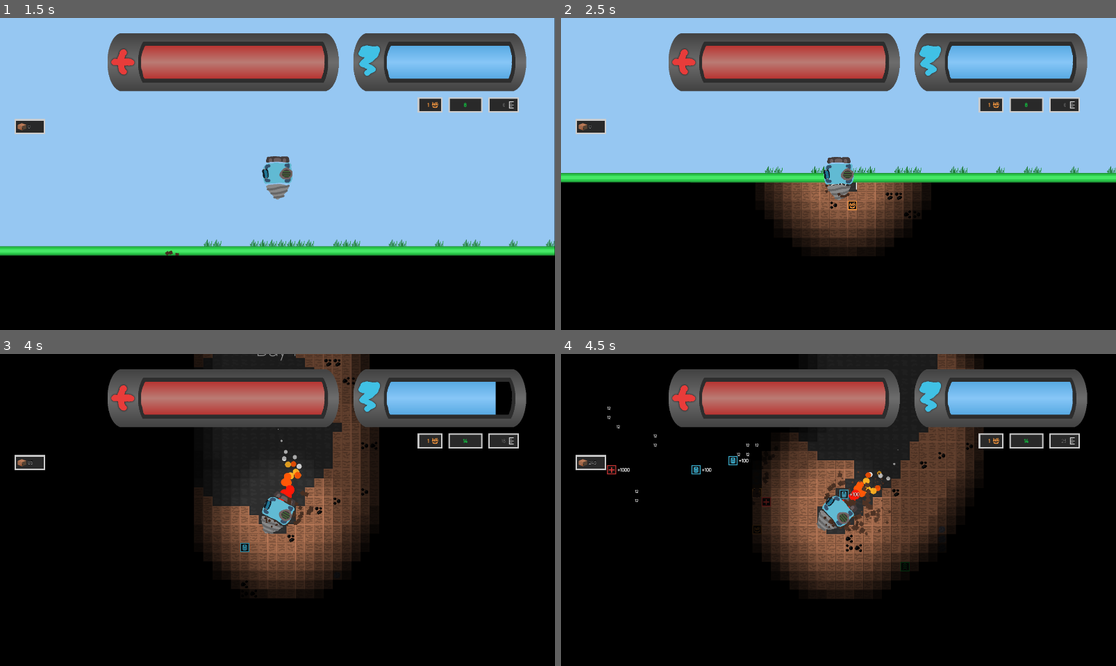
Above: before the commit, frames 1-4 (two rows, left to right).
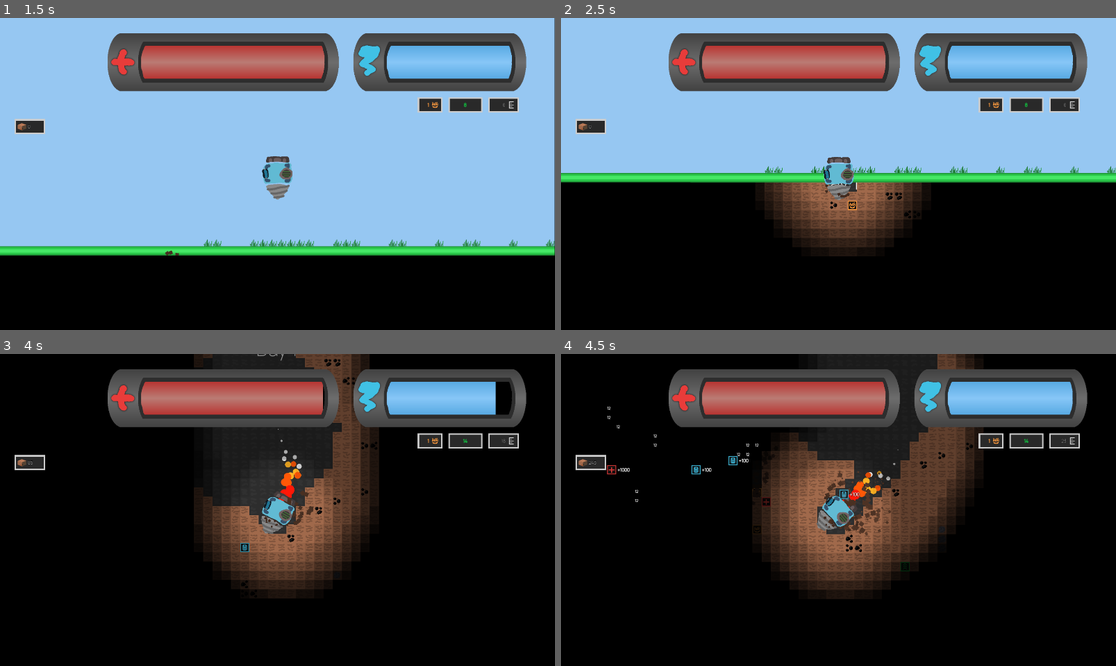
Above: after the commit, the same moments.

Repository: artmouse155/dig-game
Game: Godot game, scene res://Scenes/world.tscn
Same seed, same stepped clock (60 frames per second), same inputs: the game is played once before the commit and once after it. This scene is started directly instead of the project's main scene.
Inputs (mouse positions are in pixels of both pictures, inside the frame that each line leads up to):
- Up to frame 1 (1.5 s): tap Enter at 0.5 s; move the mouse to (399, 158) at 0.52 s; hold Right (player_turn_right) 0.53-1.25 s; tap Shift (boost) at 0.6 s; click (399, 158) at 0.67 s; tap P (shop) at 0.77 s; drag from (166, 189) to (249, 236) at 1.27 s
- Up to frame 2 (2.5 s): move the mouse to (894, 105) at 2.02 s; hold Right (player_turn_right) from 2.03 s (still down); hold Space (turbo) from 2.03 s (still down); tap Shift (boost) at 2.3 s
- Up to frame 3 (4 s): release Right (player_turn_right) at 2.75 s; release Space (turbo) at 2.75 s; drag from (249, 572) to (111, 463) at 2.77 s; move the mouse to (444, 556) at 3.52 s; hold Left (player_turn_left) from 3.53 s (still down); tap Z at 3.6 s; tap P (shop) at 3.77 s; tap Shift (boost) at 3.8 s
- Up to frame 4 (4.5 s): release Left (player_turn_left) at 4.25 s; drag from (672, 463) to (755, 432) at 4.27 s

Frame 1 is identical in both runs. In frame 2, 0.1% of the frame differs, in the area x 40-62%, y 52-68%; in frame 3, 0.2%; in frame 4, 0.4%, in the area x 39-70%, y 1-73%.
Error in both runs: Invalid access to property or key 'hull' on a base object of type 'Nil'. (res://Scripts/world_Player.gd:102)

Commit message:
finishing up some things
got rid of the grid looking thing in the tiles, changed the default component object

Diff:
--- a/Resources/Shop Data/all_miscs.tres
+++ b/Resources/Shop Data/all_miscs.tres
@@ -1,8 +1,9 @@
-[gd_resource type="Resource" script_class="DrillerComponentGroup" load_steps=6 format=3 uid="uid://b6id0t6t2uq66"]
+[gd_resource type="Resource" script_class="DrillerComponentGroup" load_steps=7 format=3 uid="uid://b6id0t6t2uq66"]
 
 [ext_resource type="Script" path="res://Resources/buff_item.gd" id="1_fpp55"]
 [ext_resource type="Script" path="res://Resources/driller_component_group.gd" id="1_nhm1w"]
 [ext_resource type="Script" path="res://Resources/driller_component_object.gd" id="2_icylg"]
+[ext_resource type="Texture2D" uid="uid://f8uf84um8jwr" path="res://Assets/Textures/UI/buy_tile_back.png" id="2_wrmhr"]
 
 [sub_resource type="Resource" id="Resource_0cin2"]
 script = ExtResource("1_fpp55")
@@ -13,6 +14,7 @@
 script = ExtResource("2_icylg")
 component_object_name = "The thang"
 parent_group_name = "misc"
+component_object_tile_image = ExtResource("2_wrmhr")
 offset = Vector2(0, 0)
 desc = "What does it do?"
 locked_desc = ""
--- a/Resources/driller_component_object.gd
+++ b/Resources/driller_component_object.gd
@@ -3,7 +3,7 @@
 
 @export var component_object_name : String
 @export var parent_group_name : String
-@export var component_object_tile_image : Texture2D
+@export var component_object_tile_image : Texture2D = preload("res://Assets/Textures/UI/buy_tile_back.png")
 @export var actual_texture : Texture2D
 @export var offset : Vector2
 @export var desc : String
--- a/Resources/player_data.gd
+++ b/Resources/player_data.gd
@@ -73,7 +73,7 @@
 	if component_save:
 		return component_save.unlocked
 	else:
-		print("ERROR: component \"" + obj.component_object_name + "\" not found!")
+		print("ERROR: component \"" + str(obj) + "\" not found!")
 		return null
 
 func unlock_component(obj : DrillerComponentObject, p_unlock : bool = true):
@@ -84,14 +84,15 @@
 		print("ERROR: component \"" + obj.component_object_name + "\" not found!")
 
 func find_component_object_save_data(obj : DrillerComponentObject, create_new_if_missing : bool = true):
-	for i in range(len(saved_component_data)):
-		if obj.component_object_name == saved_component_data[i].base_component.component_object_name:
-			return saved_component_data[i]
-	if create_new_if_missing:
-		var component_save = ComponentObjectSaveData.new(obj)
-		saved_component_data.append(component_save)
-		print("Created save data for \"" + obj.component_object_name + "\"")
-		return component_save
+	if obj:
+		for i in range(len(saved_component_data)):
+			if obj.component_object_name == saved_component_data[i].base_component.component_object_name:
+				return saved_component_data[i]
+		if create_new_if_missing:
+			var component_save = ComponentObjectSaveData.new(obj)
+			saved_component_data.append(component_save)
+			print("Created save data for \"" + obj.component_object_name + "\"")
+			return component_save
 	return null
 
 func get_buffs_list():
--- a/Scenes/upgradeShop.tscn
+++ b/Scenes/upgradeShop.tscn
@@ -6,13 +6,16 @@
 [ext_resource type="Resource" uid="uid://cfg30q0b26xgc" path="res://Resources/Shop Data/all_hulls.tres" id="3_5fovh"]
 [ext_resource type="PackedScene" uid="uid://dve3ug7r4vxj0" path="res://Scenes/tooltip.tscn" id="3_qsc1y"]
 [ext_resource type="Resource" uid="uid://dacu2ehjgdglb" path="res://Resources/Shop Data/all_batteries.tres" id="4_cqguf"]
+[ext_resource type="Resource" uid="uid://cynh4k6te4lun" path="res://Resources/Shop Data/all_engines.tres" id="5_2mshw"]
 [ext_resource type="Texture2D" uid="uid://c8u8cf4fl0v8e" path="res://Assets/Textures/Player/player.png" id="5_xesuv"]
+[ext_resource type="Resource" uid="uid://dd5p2bjojj2jq" path="res://Resources/Shop Data/all_boosts.tres" id="6_67jju"]
 [ext_resource type="PackedScene" uid="uid://b0bo4y5hiomht" path="res://Scenes/player.tscn" id="6_te06w"]
 [ext_resource type="Resource" uid="uid://dic2ov3rjcn0u" path="res://Resources/Player Data/sample_player_data.tres" id="7_35pis"]
+[ext_resource type="Resource" uid="uid://b6id0t6t2uq66" path="res://Resources/Shop Data/all_miscs.tres" id="7_n4ruf"]
 
 [node name="UpgradeShop" type="Node2D" node_paths=PackedStringArray("shop_tab_container", "buff_label", "resource_display_container", "extra_scale_node", "player") groups=["scenes"]]
 script = ExtResource("1_oar08")
-all_driller_component_groups = Array[Resource("res://Resources/driller_component_group.gd")]([ExtResource("3_5fovh"), ExtResource("2_cc2rg"), ExtResource("4_cqguf")])
+all_driller_component_groups = Array[Resource("res://Resources/driller_component_group.gd")]([ExtResource("3_5fovh"), ExtResource("2_cc2rg"), ExtResource("4_cqguf"), ExtResource("5_2mshw"), ExtResource("6_67jju"), ExtResource("7_n4ruf")])
 shop_tab_container = NodePath("Container2/Container/VBoxContainer/PanelContainer2/HBoxContainer/MarginContainer/VBoxContainer/UpgradeGroupsTabContainer")
 buff_label = NodePath("Container2/Container/VBoxContainer/PanelContainer2/HBoxContainer/MarginContainer2/PanelContainer/MarginContainer/VBoxContainer/PanelContainer2/MarginContainer/Label")
 resource_display_container = NodePath("Container2/Container/VBoxContainer/PanelContainer3/MarginContainer/ResourceDisplayContainer")
--- a/Scripts/Autoload/Game.gd
+++ b/Scripts/Autoload/Game.gd
@@ -49,6 +49,9 @@
 	if _data:
 		save_name = _save_name
 		player_data = _data
+
+		if Debug.reset_saved_component_data:
+			player_data.saved_component_data = []
 	else:
 		print("load player dave data failed")
 
--- a/Scripts/world_Player.gd
+++ b/Scripts/world_Player.gd
@@ -146,15 +146,16 @@
 func move(delta):
 	if not Game.paused:
 		if complete_stop:
+			durability -= DURABILITY_DECAY_RATE * delta
 			screenshake()
 			velocity = clamp(velocity - (stop_acceleration * delta), 0, max_speed)
-			durability -= DURABILITY_DECAY_RATE * delta
 		#elif experiencing_resistance:
 		#	velocity = clamp(velocity - (resistance_acceleration * delta), 0, max_speed)
 		#	durability -= DURABILITY_DECAY_RATE * delta
 		elif global_position.y < 0:
 			velocity = clamp(velocity + (falling_acceleration * delta), 0, max_speed)
 		else:
+			durability -= DURABILITY_DECAY_RATE * delta
 			#velocity = clamp(velocity + (acceleration * delta), 0, max_speed * (1 - intermediate_damage_curve.sample(max_damage_ratio)))
 			velocity = clamp(velocity + ((acceleration - ((10 * base_acceleration) * max_damage_ratio)) * delta), 0, max_speed)
 		position += (Vector2.DOWN * velocity * float(Game.TILE_WIDTH) * delta).rotated(driller_angle)
Binary file changed: Assets/Textures/Tiles/tilemap_small.png
Binary file added: Assets/Textures/Tiles/tilemap_small_backup.png
Not shown, added: Assets/Textures/Tiles/tilemap_small_backup.png.import
Not shown: 1 places in Scenes/upgradeShop.tscn that only renumber resources
